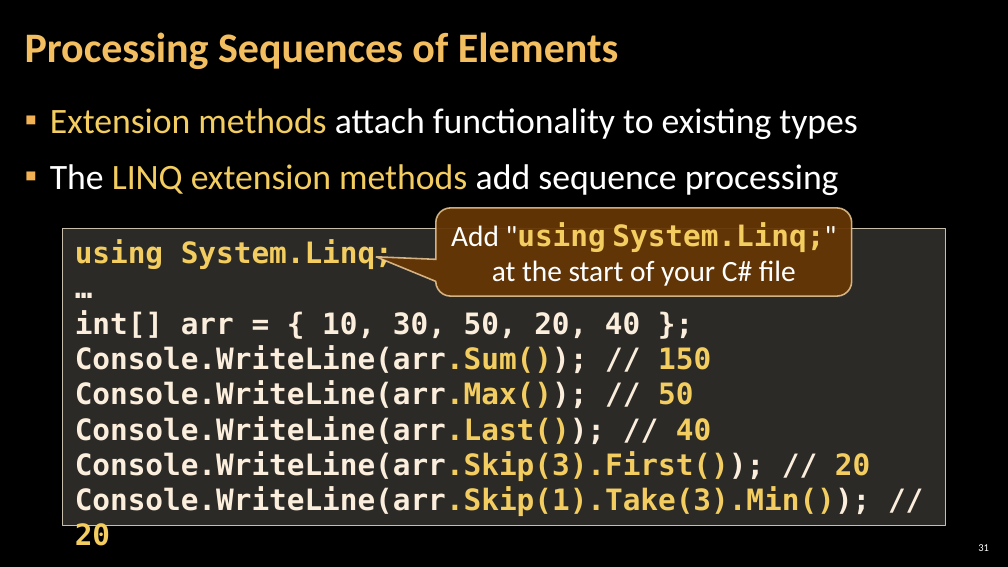
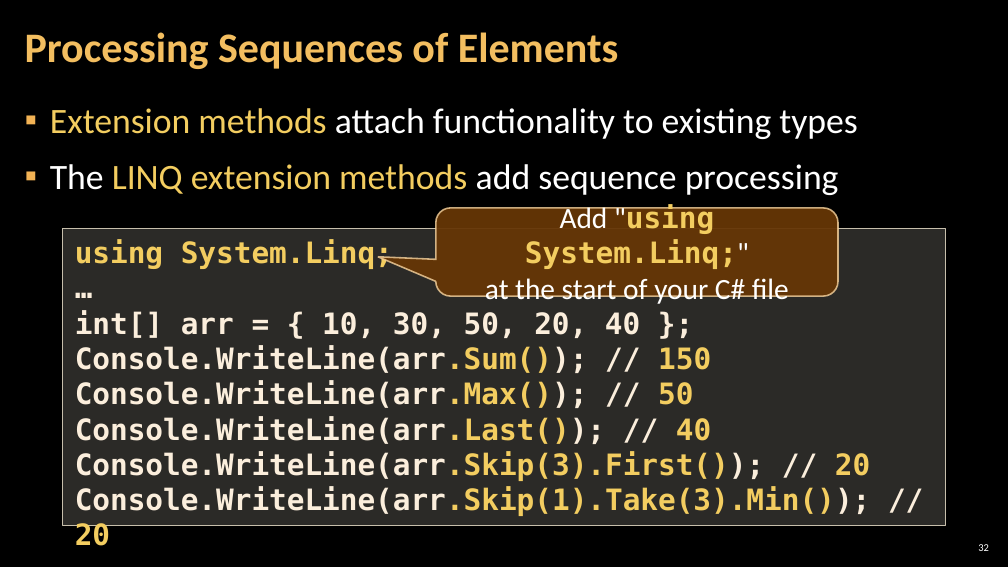
Before and after one commit to RevoRBE/Programming-Fundamentals, a slide deck: slide 32 of 00 Resources/05. Programming-Fundamentals-Strings-Dictionaries-Lambda-and-LINQ.pptx (slide 31 before the commit). Drawn at 1008x567 pixels with LibreOffice and Linux fonts; fonts in the diff are those of the drawing; background and template pictures are left out. Boxes give left, top, right and bottom in pixels: in the first picture for what was removed or moved away, otherwise in the second. Text is boxed around its words. In the diff, an @@ line names an element or a change of style, - is before the commit and + after.

```diff
--- a/00 Resources/05. Programming-Fundamentals-Strings-Dictionaries-Lambda-and-LINQ.pptx
+++ b/00 Resources/05. Programming-Fundamentals-Strings-Dictionaries-Lambda-and-LINQ.pptx
@@ rounded speech box "Add "using System.Linq;" at the ..." resized from (x1=436, y1=208, x2=851, y2=296) to (x1=436, y1=208, x2=838, y2=296) @@
@@ page number at (x1=978, y1=544, x2=989, y2=551): text changed @@
-31
+32
```
Also in this commit, not shown: 18 other slides changed, 1 slide added, 7 other files.
